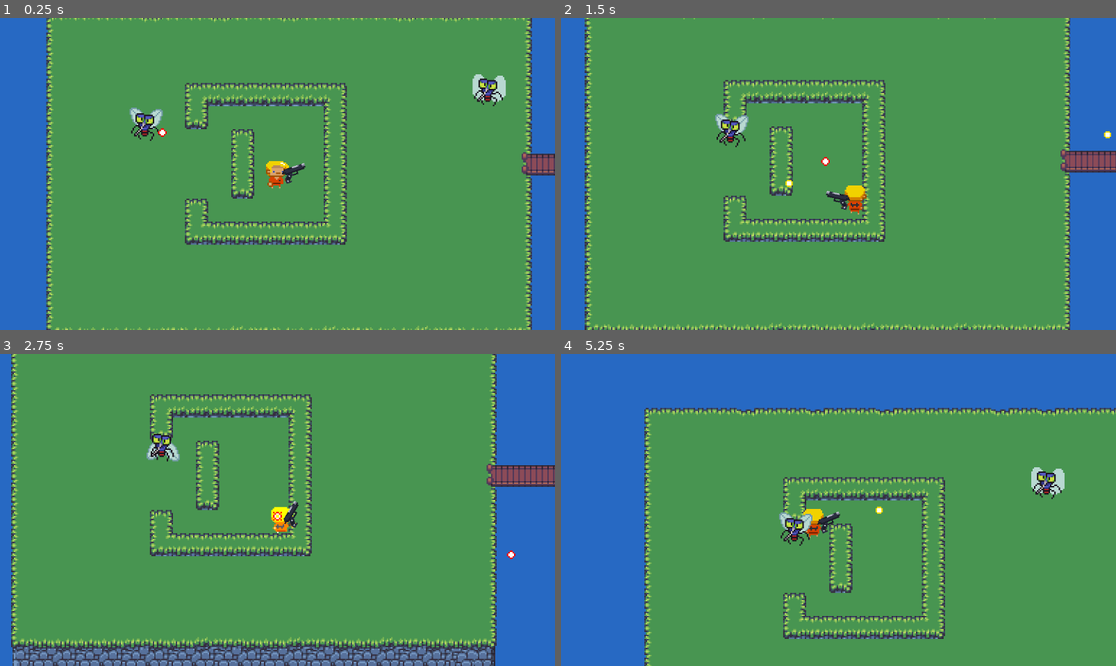
Above: before the commit, frames 1-4 (two rows, left to right).
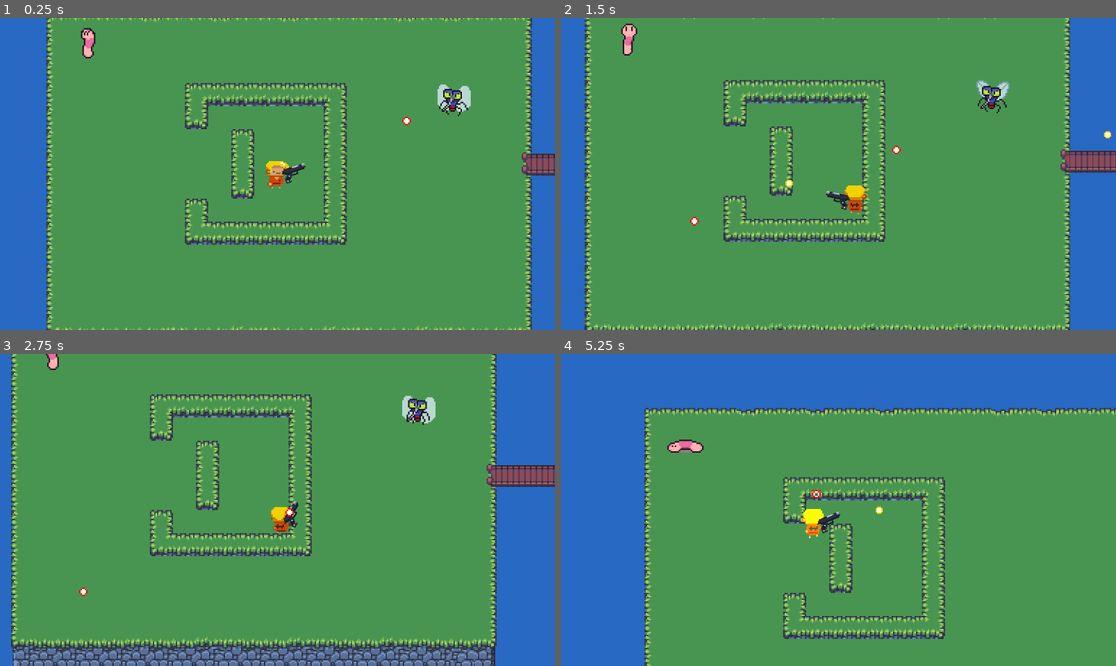
Above: after the commit, the same moments.

Repository: ThachCoder2k2/shooting-2d-godot
Game: Godot game, scene res://Scenes/map_scene.tscn
The game is run twice, just before and just after one commit, with the same random seed, the same clock (stepped at 60 frames per second) and the same inputs. This scene is started directly instead of the project's main scene.
Inputs (mouse positions are in pixels of both pictures, inside the frame that each line leads up to):
- Up to frame 1 (0.25 s): no input
- Up to frame 2 (1.5 s): move the mouse to (960, 158) at 0.52 s; hold D (Move_right) 0.53-1.28 s; click (960, 158) at 0.6 s; move the mouse to (727, 189) at 1.27 s; hold S (Move_down) from 1.28 s (still down); click (727, 189) at 1.35 s
- Up to frame 3 (2.75 s): move the mouse to (333, 441) at 2.02 s; release S (Move_down) at 2.03 s; hold D (Move_right) from 2.03 s (still down); click (333, 441) at 2.1 s
- Up to frame 4 (5.25 s): move the mouse to (810, 572) at 2.77 s; release D (Move_right) at 2.78 s; hold W (Move_up) 2.78-3.53 s; click (810, 572) at 2.85 s; move the mouse to (1005, 556) at 3.52 s; hold A (Move_left) 3.53-5.03 s; click (1005, 556) at 3.6 s; move the mouse to (672, 463) at 4.27 s; click (672, 463) at 4.35 s; move the mouse to (866, 510) at 5.02 s; hold S (Move_down) from 5.03 s (still down); click (866, 510) at 5.1 s

The runs differ from the first frame. In frame 1, 1.5% of the frame differs, in the area x 14-92%, y 3-40%; in frame 2, 1.1%; in frame 3, 1.2%; in frame 4, 1.3%.
Error before the commit: Invalid call. Nonexistent function 'Attack' in base 'Nil'. (res://Scripts/enemy.gd:51)

Commit message:
oke bro

Diff:
--- a/Scenes/CloseRangedAttack.gd
+++ /dev/null
@@ -1,15 +0,0 @@
-extends Node2D
-class_name CloseRangedAttack
-
-@export var statisticsComponent:StatisticsComponent
-
-func Attack():
-	match statisticsComponent.enemy_type:
-		0:
-			pass
-		1:
-			FlyingAttack()
-
-
-func FlyingAttack():
-	pass
--- a/Scenes/enemy.tscn
+++ b/Scenes/enemy.tscn
@@ -7,6 +7,7 @@
 [ext_resource type="Script" path="res://Scripts/DetectPlayer.gd" id="3_oe71v"]
 [ext_resource type="Script" path="res://Scripts/HitComponent.gd" id="4_27rfc"]
 [ext_resource type="Script" path="res://Scripts/AttackComponent.gd" id="7_cwr3v"]
+[ext_resource type="Script" path="res://Scripts/StateController.gd" id="8_ke4d8"]
 
 [sub_resource type="RectangleShape2D" id="RectangleShape2D_vljgb"]
 size = Vector2(7, 7)
@@ -136,7 +137,7 @@
 [sub_resource type="RectangleShape2D" id="RectangleShape2D_npolc"]
 size = Vector2(19, 8)
 
-[node name="Enemy" type="CharacterBody2D" node_paths=PackedStringArray("statistics", "detect_area", "attack", "navAgent")]
+[node name="Enemy" type="CharacterBody2D" node_paths=PackedStringArray("statistics", "detect_area", "attack", "navAgent", "state", "timer")]
 collision_layer = 64
 collision_mask = 97
 script = ExtResource("1_jd4y1")
@@ -144,6 +145,8 @@
 detect_area = NodePath("DetectArea")
 attack = NodePath("AttackComponent")
 navAgent = NodePath("NavigationAgent2D")
+state = NodePath("StateController")
+timer = NodePath("Timer")
 
 [node name="StatisticsComponent" type="Node2D" parent="."]
 script = ExtResource("1_3ldj0")
@@ -164,7 +167,7 @@
 position = Vector2(0, 12)
 shape = SubResource("CircleShape2D_6deel")
 
-[node name="AnimationController" type="Sprite2D" parent="." node_paths=PackedStringArray("detectArea", "animator")]
+[node name="AnimationController" type="Sprite2D" parent="." node_paths=PackedStringArray("detectArea", "animator", "state")]
 texture_filter = 1
 texture = ExtResource("2_ml7su")
 hframes = 8
@@ -172,6 +175,7 @@
 script = ExtResource("3_01am0")
 detectArea = NodePath("../DetectArea")
 animator = NodePath("AnimationPlayer")
+state = NodePath("../StateController")
 
 [node name="AnimationPlayer" type="AnimationPlayer" parent="AnimationController"]
 libraries = {
@@ -203,6 +207,11 @@
 [node name="NavigationAgent2D" type="NavigationAgent2D" parent="."]
 radius = 22.37
 
+[node name="StateController" type="Node2D" parent="."]
+script = ExtResource("8_ke4d8")
+
+[node name="Timer" type="Timer" parent="."]
+
 [connection signal="area_entered" from="DetectArea" to="DetectArea" method="_on_area_entered"]
 [connection signal="body_entered" from="DetectArea" to="DetectArea" method="_on_body_entered"]
 [connection signal="body_exited" from="DetectArea" to="DetectArea" method="_on_body_exited"]
--- a/Scenes/enemy_fly.tscn
+++ b/Scenes/enemy_fly.tscn
@@ -9,13 +9,14 @@
 [ext_resource type="Script" path="res://Scripts/AttackComponent.gd" id="5_rv7vs"]
 [ext_resource type="Script" path="res://Scripts/EnemyShoot.gd" id="8_4mq6d"]
 [ext_resource type="Script" path="res://Scripts/DetectAttack.gd" id="9_tavhf"]
-[ext_resource type="Script" path="res://Scenes/CloseRangedAttack.gd" id="10_7s3da"]
+[ext_resource type="Script" path="res://Scripts/CloseRangedAttack.gd" id="10_ydsbu"]
+[ext_resource type="Script" path="res://Scripts/StateController.gd" id="11_egxuv"]
 
 [sub_resource type="CircleShape2D" id="CircleShape2D_axxjj"]
-radius = 96.0052
+radius = 136.015
 
 [sub_resource type="CircleShape2D" id="CircleShape2D_4me08"]
-radius = 55.0091
+radius = 82.0
 
 [sub_resource type="CapsuleShape2D" id="CapsuleShape2D_wbwdj"]
 radius = 4.0
@@ -26,6 +27,19 @@
 
 [sub_resource type="Animation" id="Animation_34g7w"]
 resource_name = "Attack"
+length = 0.1
+tracks/0/type = "value"
+tracks/0/imported = false
+tracks/0/enabled = true
+tracks/0/path = NodePath(".:frame")
+tracks/0/interp = 1
+tracks/0/loop_wrap = true
+tracks/0/keys = {
+"times": PackedFloat32Array(0),
+"transitions": PackedFloat32Array(1),
+"update": 1,
+"values": [4]
+}
 
 [sub_resource type="Animation" id="Animation_eba7p"]
 resource_name = "Idle"
@@ -68,16 +82,20 @@
 "Moving": SubResource("Animation_2a3ap")
 }
 
-[node name="CharacterBody2D" type="CharacterBody2D" node_paths=PackedStringArray("statistics", "detect_area", "detect_attack", "attack", "enemyShoot")]
+[node name="CharacterBody2D" type="CharacterBody2D" node_paths=PackedStringArray("statistics", "detect_area", "detect_attack", "attack", "enemyShoot", "close_range_attack", "state", "timer")]
 script = ExtResource("1_86cs5")
 statistics = NodePath("StatisticsComponent")
 detect_area = NodePath("DetectArea")
 detect_attack = NodePath("DetectAttack")
 attack = NodePath("AttackComponent")
 enemyShoot = NodePath("Shoot")
+close_range_attack = NodePath("CloseRangedAttack")
+state = NodePath("StateController")
+timer = NodePath("CloseRangedAttack/Timer")
 
 [node name="StatisticsComponent" type="Node2D" parent="."]
 script = ExtResource("3_a2468")
+atk_damage = 20
 enemy_type = 1
 
 [node name="DetectArea" type="Area2D" parent="."]
@@ -117,14 +135,16 @@
 position = Vector2(-0.5, 5)
 shape = SubResource("RectangleShape2D_s7sre")
 
-[node name="AnimationController" type="Sprite2D" parent="." node_paths=PackedStringArray("detectArea", "animator")]
+[node name="AnimationController" type="Sprite2D" parent="." node_paths=PackedStringArray("detectArea", "animator", "state")]
 texture_filter = 1
 position = Vector2(0, 5)
 texture = ExtResource("4_uvkoi")
 hframes = 6
+frame = 4
 script = ExtResource("5_gugr5")
 detectArea = NodePath("../DetectArea")
 animator = NodePath("AnimationPlayer")
+state = NodePath("../StateController")
 
 [node name="AnimationPlayer" type="AnimationPlayer" parent="AnimationController"]
 libraries = {
@@ -137,11 +157,20 @@
 detect_area = NodePath("../DetectArea")
 detect_attack = NodePath("../DetectAttack")
 
-[node name="CloseRangedAttack" type="Node2D" parent="." node_paths=PackedStringArray("statisticsComponent")]
-script = ExtResource("10_7s3da")
+[node name="CloseRangedAttack" type="Node2D" parent="." node_paths=PackedStringArray("statisticsComponent", "detect_attack", "state")]
+script = ExtResource("10_ydsbu")
 statisticsComponent = NodePath("../StatisticsComponent")
+detect_attack = NodePath("../DetectAttack")
+state = NodePath("../StateController")
+
+[node name="Timer" type="Timer" parent="CloseRangedAttack"]
+one_shot = true
+
+[node name="StateController" type="Node2D" parent="."]
+script = ExtResource("11_egxuv")
 
 [connection signal="body_entered" from="DetectArea" to="DetectArea" method="_on_body_entered"]
 [connection signal="body_exited" from="DetectArea" to="DetectArea" method="_on_body_exited"]
 [connection signal="body_entered" from="DetectAttack" to="DetectAttack" method="_on_body_entered"]
 [connection signal="body_exited" from="DetectAttack" to="DetectAttack" method="_on_body_exited"]
+[connection signal="area_entered" from="AttackComponent" to="AttackComponent" method="_on_area_entered"]
--- a/Scenes/map_scene.tscn
+++ b/Scenes/map_scene.tscn
@@ -937,11 +937,8 @@
 
 [node name="Player" parent="." instance=ExtResource("2_fvj21")]
 
+[node name="CharacterBody2D" parent="." instance=ExtResource("5_4ssw5")]
+position = Vector2(120, -56)
+
 [node name="Enemy" parent="." instance=ExtResource("4_lgebw")]
-position = Vector2(331, -75)
-
-[node name="EnemyFly" parent="." instance=ExtResource("5_4ssw5")]
-position = Vector2(121, -65)
-
-[node name="CharacterBody2D" parent="." instance=ExtResource("5_4ssw5")]
-position = Vector2(-108, -40)
+position = Vector2(-131, -96)
--- a/Scripts/AnimationController.gd
+++ b/Scripts/AnimationController.gd
@@ -4,6 +4,7 @@
 
 @export var detectArea:DetectArea
 @export var animator:AnimationPlayer
+@export var state:StateController
 # Called when the node enters the scene tree for the first time.
 func _ready():
 	pass # Replace with function body.
@@ -11,7 +12,10 @@
 
 # Called every frame. 'delta' is the elapsed time since the previous frame.
 func _process(delta):
-	if detectArea.player_chase==false:
-		animator.play("Idle")
-	else:
-		animator.play("Moving")
+	match state.cur_state:
+		state.State.IDlE:
+			animator.play("Idle")
+		state.State.MOVING:
+			animator.play("Moving")
+		state.State.ATTACKING:
+			animator.play("Attack")
--- a/Scripts/AttackComponent.gd
+++ b/Scripts/AttackComponent.gd
@@ -7,3 +7,7 @@
 	if area is HitComponent and area.get_parent().name=="Player":
 		area.damage(statistics.atk_damage)
 	pass
+
+
+func _on_body_entered(body):
+	pass # Replace with function body.
--- /dev/null
+++ b/Scripts/CloseRangedAttack.gd
@@ -0,0 +1,23 @@
+extends Node2D
+class_name CloseRangedAttack
+
+@export var statisticsComponent:StatisticsComponent
+@export var detect_attack:DetectAttack
+@export var state:StateController
+
+var vector_attack:Vector2
+func _process(delta):
+	if state.cur_state==state.State.ATTACKING:
+		get_parent().position+=vector_attack*(statisticsComponent.speed*1.5)*delta
+
+func Attack(delta):
+	match statisticsComponent.enemy_type:
+		0:
+			pass
+		1:
+			FlyingAttack(delta)
+
+
+func FlyingAttack(delta):
+	vector_attack= (detect_attack.player.global_position- global_position).normalized()
+	print("Attacking")
--- /dev/null
+++ b/Scripts/StateController.gd
@@ -0,0 +1,6 @@
+extends Node2D
+class_name StateController
+
+enum State {IDlE, MOVING,ATTACKING, ROLLING}
+@export var allow_change_state:bool=true
+@export var cur_state:int
--- a/Scripts/enemy.gd
+++ b/Scripts/enemy.gd
@@ -7,6 +7,8 @@
 @export var enemyShoot:EnemyShoot
 @export var close_range_attack:CloseRangedAttack
 @export var navAgent:NavigationAgent2D
+@export var state:StateController
+@export var timer:Timer
 @export var acel=7
 
 @export var t:float=0
@@ -14,15 +16,16 @@
 var y
 var check_left_right=1
 
-#func _ready():
-#	if detectArea.player_chase==true:
-#		makepath()
+func _ready():
+	state.cur_state=state.State.IDlE
 
 #func _process(delta):
 #	if detectArea.player_chase==true:
 #		makepath()
 
 func _physics_process(delta):
+	if timer.is_stopped():
+		state.allow_change_state=true
 	#Check enemy type
 	match statistics.enemy_type:
 		0:
@@ -35,30 +38,46 @@
 				scale.x*=-1
 			PhysicsMovement(delta)
 		1:
+			if detect_area.player_chase==true:
+				if (detect_area.player.global_position-global_position).x<0 and check_left_right==0:
+					check_left_right=1
+					scale.x*=-1
+				elif (detect_area.player.global_position-global_position).x>0 and check_left_right==1:
+					check_left_right=0
+					scale.x*=-1
 			UnphysicsMovement(delta)
 
 func UnphysicsMovement(delta):
-	if detect_area.player_chase==false and detect_attack.player_in_attack_range==false:
+
+#Check outside range
+	if detect_area.player_chase==false and detect_attack.player_in_attack_range==false and (state.cur_state==state.State.IDlE or (state.cur_state!=state.State.IDlE and state.allow_change_state==true)):
+		state.cur_state=state.State.IDlE
 		t+=0.01
 		var f = 2 / (3 - cos(2*t))
 		x = f * cos(t)
 		y = f * sin(2*t) / 2
 		var vector=Vector2(x,y).normalized()
 		position+=vector*statistics.speed*delta
-	elif detect_area.player_chase==true and detect_attack.player_in_attack_range==false:
+# Check detect player range
+	elif detect_area.player_chase==true and detect_attack.player_in_attack_range==false and (state.cur_state==state.State.MOVING or (state.cur_state!=state.State.MOVING and state.allow_change_state==true)):
+		state.cur_state=state.State.MOVING
 		enemyShoot.Shoot()
-	elif detect_area.player_chase==true and detect_attack.player_in_attack_range==true:
-		close_range_attack.Attack()
+# Check in attack range
+	elif detect_attack.player_in_attack_range==true and state.allow_change_state==true:
+		state.cur_state=state.State.ATTACKING
+		timer.start()
+		state.allow_change_state=false
+		close_range_attack.Attack(delta)
 
 func PhysicsMovement(delta):
-	#Move this enemy to player
+	#Move this enemy to player using navagent
 	if detect_area.player_chase==true:
-		makepath()
+		state.cur_state=state.State.MOVING
+		navAgent.set_target_position(detect_area.player.global_position)
 		var dir=navAgent.get_next_path_position()- global_position
 #		dir=dir.normalized()
 		velocity=velocity.lerp(dir*statistics.speed*delta, acel*delta)
 #		print(velocity )
 		move_and_slide()
-
-func makepath():
-	navAgent.set_target_position(detect_area.player.global_position)
+	else:
+		state.cur_state=state.State.IDlE
Not shown: 1 places in Scenes/enemy.tscn that only renumber resources
Not shown: 1 places in Scenes/enemy_fly.tscn that only renumber resources
Not shown: 1 places in Scenes/map_scene.tscn that only renumber resources
